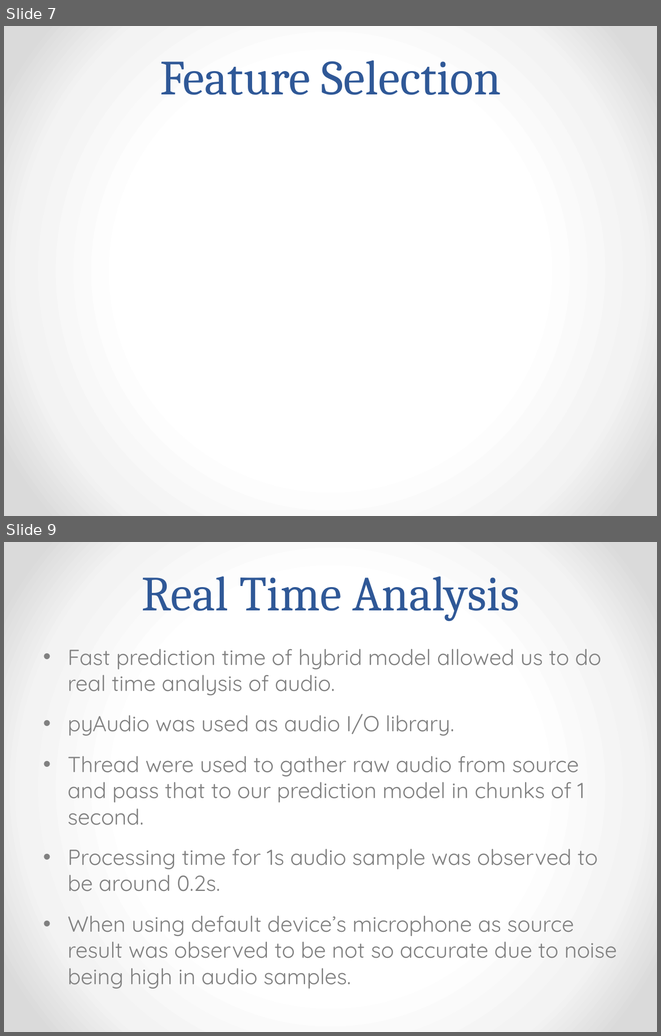
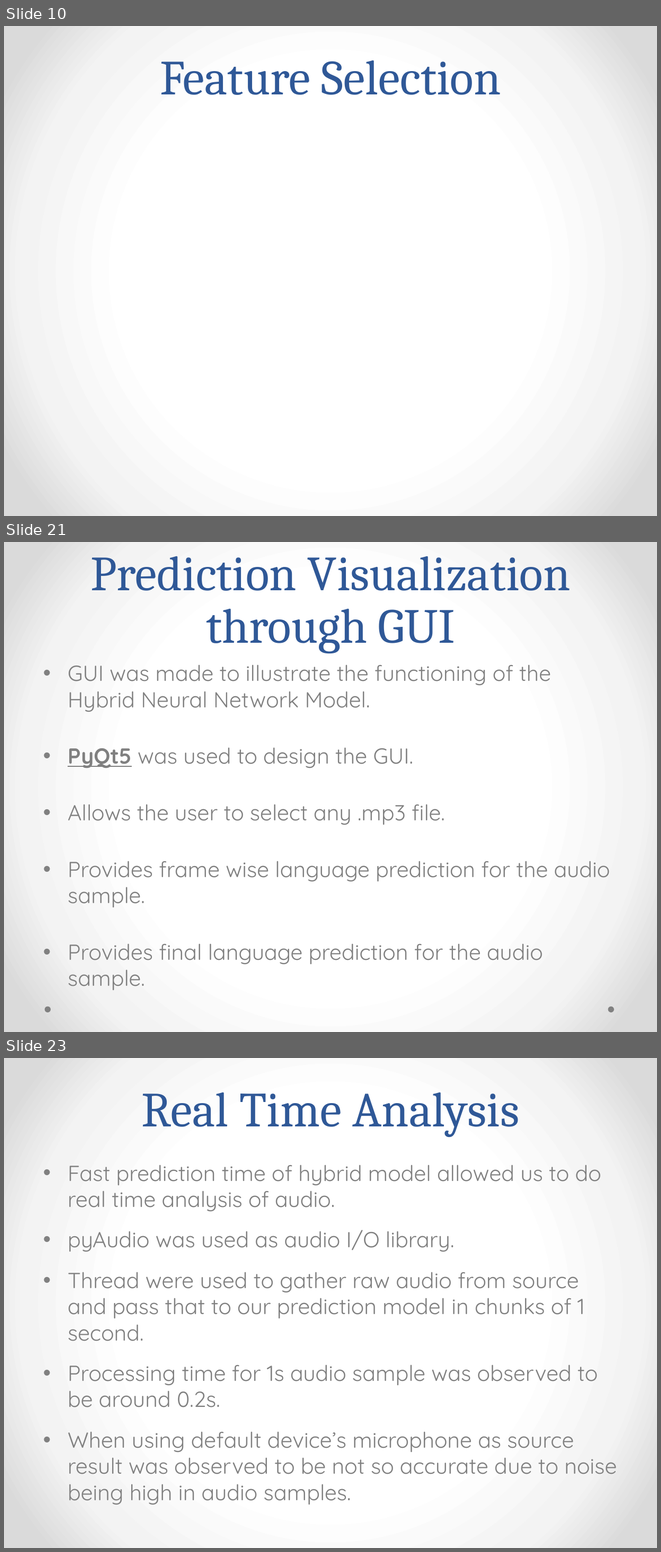
Before and after one commit to AudioExtractors/LanguageDetection, a slide deck: Docs/Presentation.pptx. Shown one above the other, each under a label of ours: slides 7 and 9 before the commit, slides 10, 21 and 23 after it; the slides between them are not shown. The pictures are 661x1036 and 661x1552 pixels, drawn with LibreOffice and Linux fonts; fonts in the diff are those of the drawing; grey boxes stand for pictures. Boxes give left, top, right and bottom in pixels: in the first picture for what was removed or moved away, otherwise in the second. Text is boxed around its words. In the diff, an @@ line names an element or a change of style, - is before the commit and + after.

```diff
--- a/Docs/Presentation.pptx
+++ b/Docs/Presentation.pptx
@@ slide 21 added at <box>4,542,657,1032</box>, background gradient #FFFFFF to #F4F4F4 to #DADADA @@
@@ title added at <box>90,556,571,653</box>, 54 pt, text #2F5897 @@
+Prediction Visualization through GUI
@@ text added at <box>68,664,610,990</box>, 24 pt, text #808080 @@
+• GUI was made to illustrate the functioning of the Hybrid Neural Network Model.
+• PyQt5 was used to design the GUI.
+• Allows the user to select any .mp3 file.
+• Provides frame wise language prediction for the audio sample.
+• Provides final language prediction for the audio sample.
@@ ellipse added at <box>44,1006,50,1012</box>, fill #808080 @@
@@ ellipse added at <box>608,1006,614,1012</box>, fill #808080 @@
@@ what was slide 7 is now slide 10 @@
@@ what was slide 9 is now slide 23 @@
```
Also in this commit, not shown: 2 slides changed, 15 other slides added, 2 slides removed.
